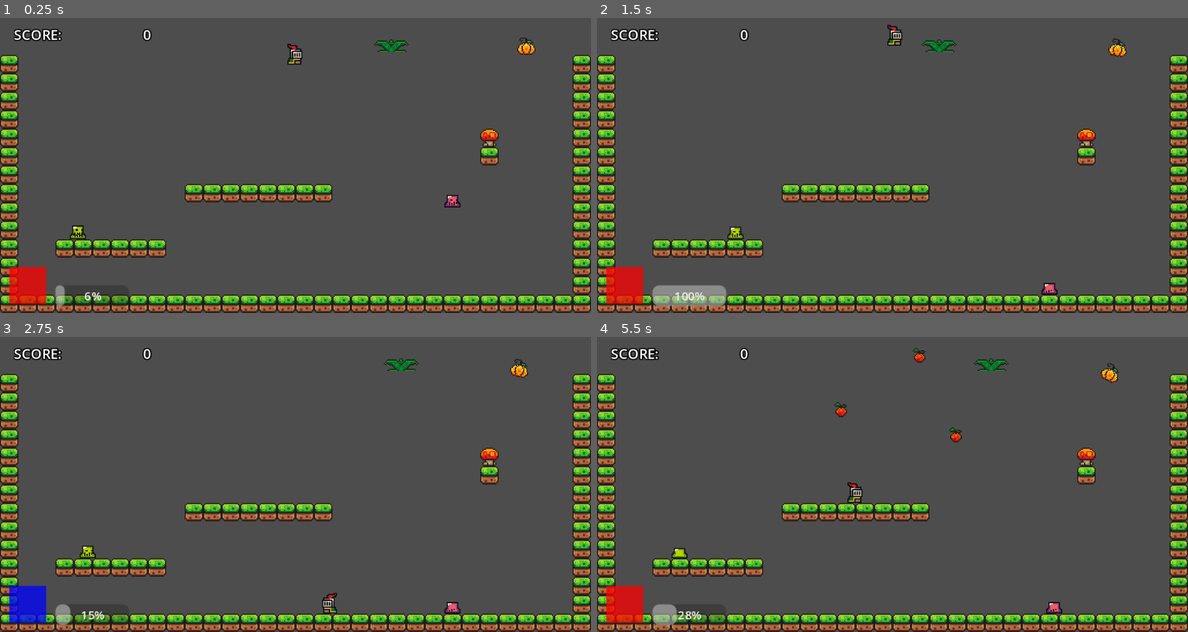
Above: before the commit, frames 1-4 (two rows, left to right).
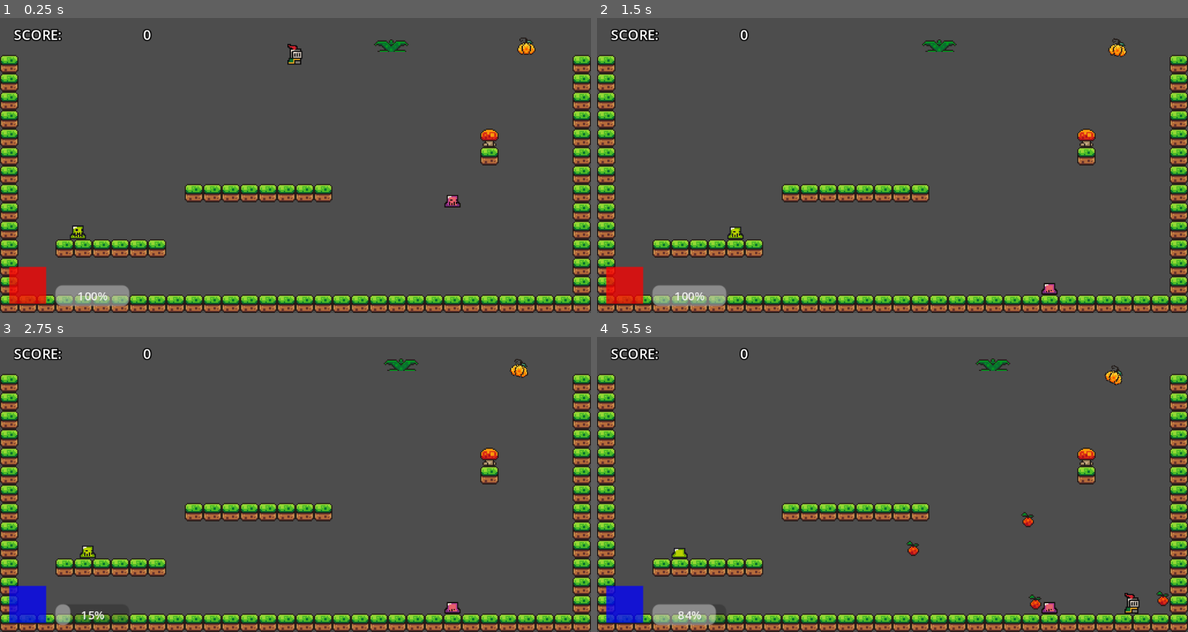
Above: after the commit, the same moments.

Repository: IsaacS2/Fiery-Cold-Battle
Game: Godot game, scene res://Gameplay/BASE/main_gameplay.tscn
The game is run twice, just before and just after one commit, with the same random seed, the same clock (stepped at 60 frames per second) and the same inputs.
Inputs:
- Up to frame 1 (0.25 s): no input
- Up to frame 2 (1.5 s): tap Enter (Grab) at 0.5, 0.6, 1.35 s; hold Right (ui_right) from 0.53 s (still down); tap Space (ui_select) at 0.77 s
- Up to frame 3 (2.75 s): tap Space (ui_select) at 1.52 s; release Right (ui_right) at 2.03 s; hold Left (ui_left) from 2.03 s (still down); tap Z (zone_trigger) at 2.1 s; tap Enter (Grab) at 2.3 s
- Up to frame 4 (5.5 s): release Left (ui_left) at 2.78 s; hold Right (ui_right) 2.78-4.28 s; tap Enter (Grab) at 2.85, 3.6, 4.55, 5.1 s; tap Space (ui_select) at 3.02, 3.77, 4.52 s; hold Left (ui_left) 4.28-5.03 s; tap Z (zone_trigger) at 4.35 s; hold Right (ui_right) from 5.03 s (still down)

The runs differ from the first frame. In frame 1, 0.8% of the frame differs, in the area x 9-22%, y 90-98%; in frame 2, 0.1%; in frame 3, 0.1%; in frame 4, 2.4%, in the area x 1-97%, y 3-98%.

Commit message:
Added i-frames and invulnerable state on respawn.

Diff:
--- a/Code/Characters/player_character.gd
+++ b/Code/Characters/player_character.gd
@@ -9,8 +9,11 @@
 const REVERSE_DECELERATION = 1200.0
 const JUMP_VELOCITY = -300.0
 const ZONE_TRIGGER_DELAY: float = 4.0
+const RESPAWN_INVULNERABILITY_TIME: float = 3.0
+const INVULNERABILITY_SPRITE_FLICKER_DELAY: float = 0.15
 
 var grabber: Grabber2D
+var anim: AnimatedSprite2D
 
 var isRightInput: bool = false
 var isLeftInput: bool = false
@@ -21,12 +24,18 @@
 var current_element: Common.Elements = Common.Elements.FIRE
 var zone_trigger_countup: float
 
+var is_invulnerable: bool = false
+var invulernable_countdown: float = 0
+var sprite_flicker_countdown: float = 0
+
 func _ready() -> void:
+	print("character ready")
 	var children: Array = get_children()
 	for child in children:
 		if child is Grabber2D:
 			grabber = child
-			return
+			break
+	anim = $AnimatedSprite2D
 	on_spawn()
 
 func on_spawn() -> void:
@@ -71,6 +80,7 @@
 	if not is_on_floor():
 		velocity += get_gravity() * delta
 
+	_invulnerable_logic(delta)
 	_zone_trigger_countup_logic(delta)
 
 	_check_facing()
@@ -117,9 +127,39 @@
 	else:
 		velocity.x = move_toward(velocity.x, 0, REVERSE_DECELERATION * delta)
 
+func _start_invulnerability() -> void:
+	anim.self_modulate = Color(.8, .1, .1, 1)
+	invulernable_countdown = RESPAWN_INVULNERABILITY_TIME
+	is_invulnerable = true
+	collision_layer = 5
+	set_collision_layer_value(1, false)
+
+func _end_invulnerability() -> void:
+	anim.self_modulate = Color(1,1,1,1)
+	anim.visible = true
+	is_invulnerable = false
+	collision_layer = 1
+
+func _invulnerable_logic(delta: float) -> void:
+	if not is_invulnerable:
+		return
+	if invulernable_countdown < 0:
+		_end_invulnerability()
+		return
+
+	invulernable_countdown -= delta
+	sprite_flicker_countdown -= delta
+	print(sprite_flicker_countdown)
+	if sprite_flicker_countdown < 0:
+		sprite_flicker_countdown = INVULNERABILITY_SPRITE_FLICKER_DELAY
+		anim.visible = !anim.visible
+
 func on_hit():
+	if is_invulnerable:
+		return
 	_die()
 
 func _die() -> void:
 	grabber.fire_projectiles()
+	_start_invulnerability()
 	on_player_death.emit()
--- a/Gameplay/BASE/main_gameplay.tscn
+++ b/Gameplay/BASE/main_gameplay.tscn
@@ -453,7 +453,6 @@
 
 [connection signal="on_root_ready" from="." to="Main Menu" method="_on_main_gameplay_on_root_ready"]
 [connection signal="on_root_ready" from="." to="UI Gameplay Footer/ZoneTriggerProgressBarUI" method="_on_main_gameplay_on_root_ready"]
-[connection signal="on_root_ready" from="." to="SpikeBody2D" method="_enemy_specific_ready_override"]
 [connection signal="focus_entered" from="Main Menu/MarginContainer/VBoxContainer/Play Button" to="Main Menu" method="_on_play_button_focus_entered"]
 [connection signal="pressed" from="Main Menu/MarginContainer/VBoxContainer/Play Button" to="Main Menu" method="_on_play_button_pressed"]
 [connection signal="focus_entered" from="Main Menu/MarginContainer/VBoxContainer/Options Button" to="Main Menu" method="_on_options_button_focus_entered"]
